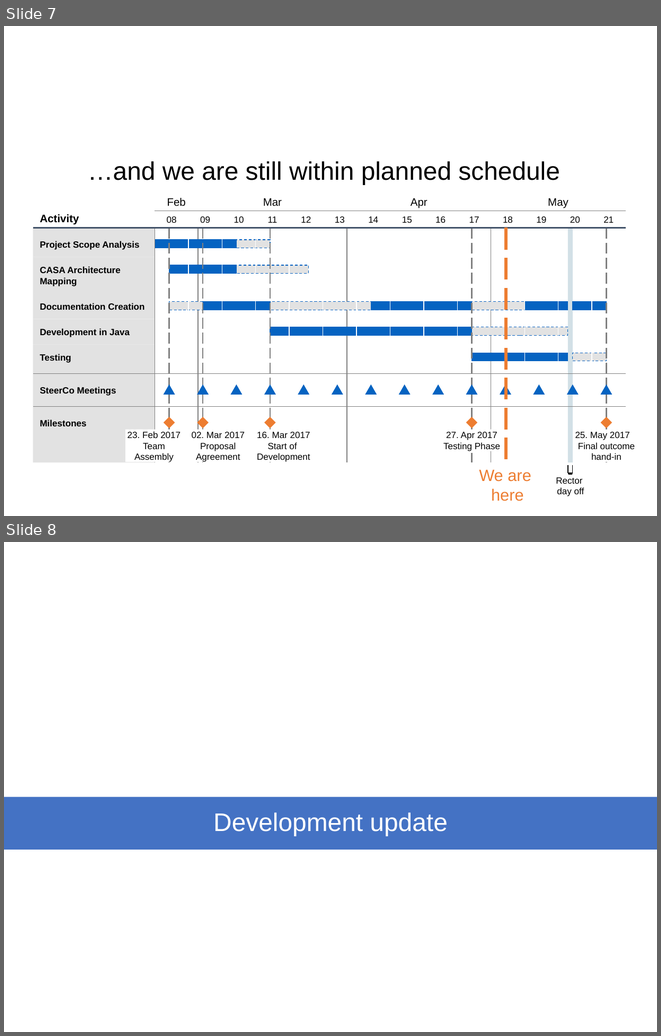
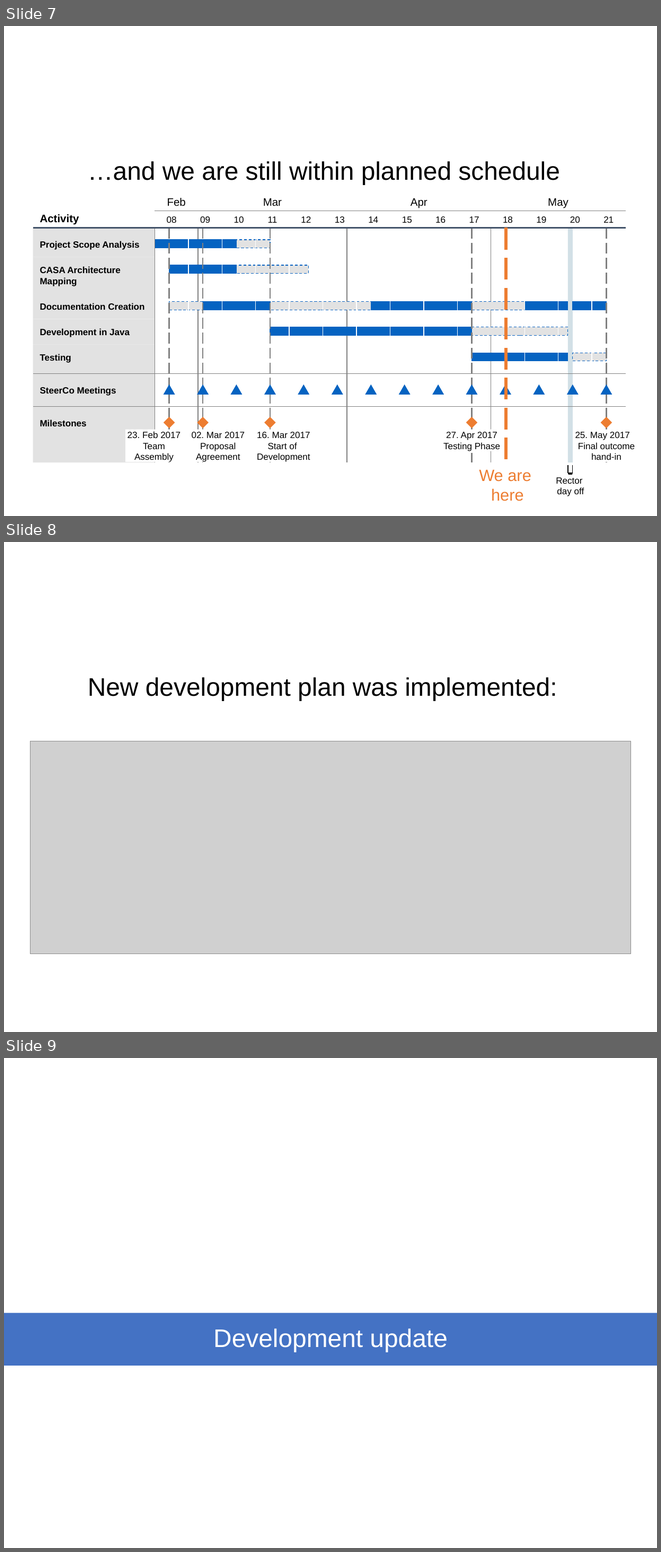
Before and after one commit to Plavit/CASA-refactor, a slide deck: docs/WIP/CASA_May4_v1.pptx. Shown one above the other, each under a label of ours: slides 7 and 8 before the commit, slides 7, 8 and 9 after it. The pictures are 661x1036 and 661x1552 pixels, drawn with LibreOffice and Linux fonts; fonts in the diff are those of the drawing; grey boxes stand for pictures; background and template pictures are left out. Boxes give left, top, right and bottom in pixels: in the first picture for what was removed or moved away, otherwise in the second. Text is boxed around its words. In the diff, an @@ line names an element or a change of style, - is before the commit and + after.

```diff
--- a/docs/WIP/CASA_May4_v1.pptx
+++ b/docs/WIP/CASA_May4_v1.pptx
@@ slide 8 added at (4, 542, 657, 1032), background #FFFFFF @@
@@ title added at (88, 677, 557, 700), 28 pt, text #000000 @@
+New development plan was implemented:
@@ picture added at (30, 741, 630, 954) @@
@@ what was slide 8 is now slide 9 @@
```
Also in this commit, not shown: 2 slides changed, 3 other files.
